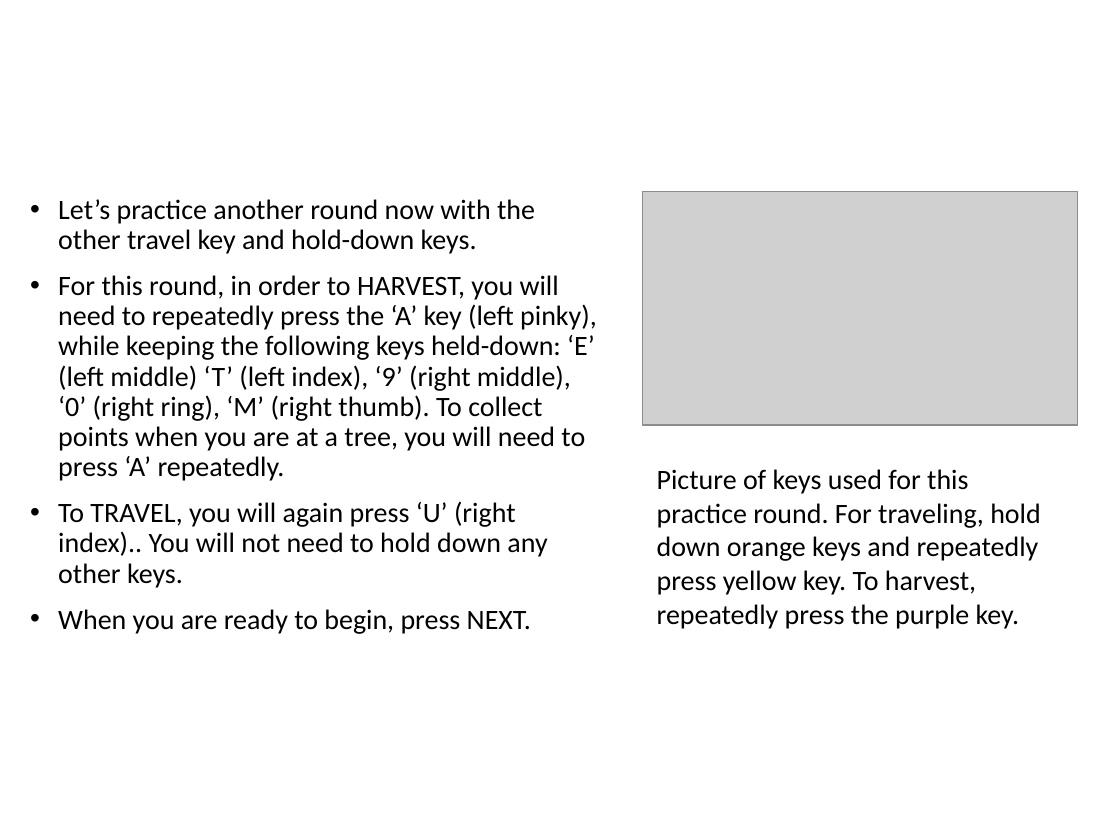
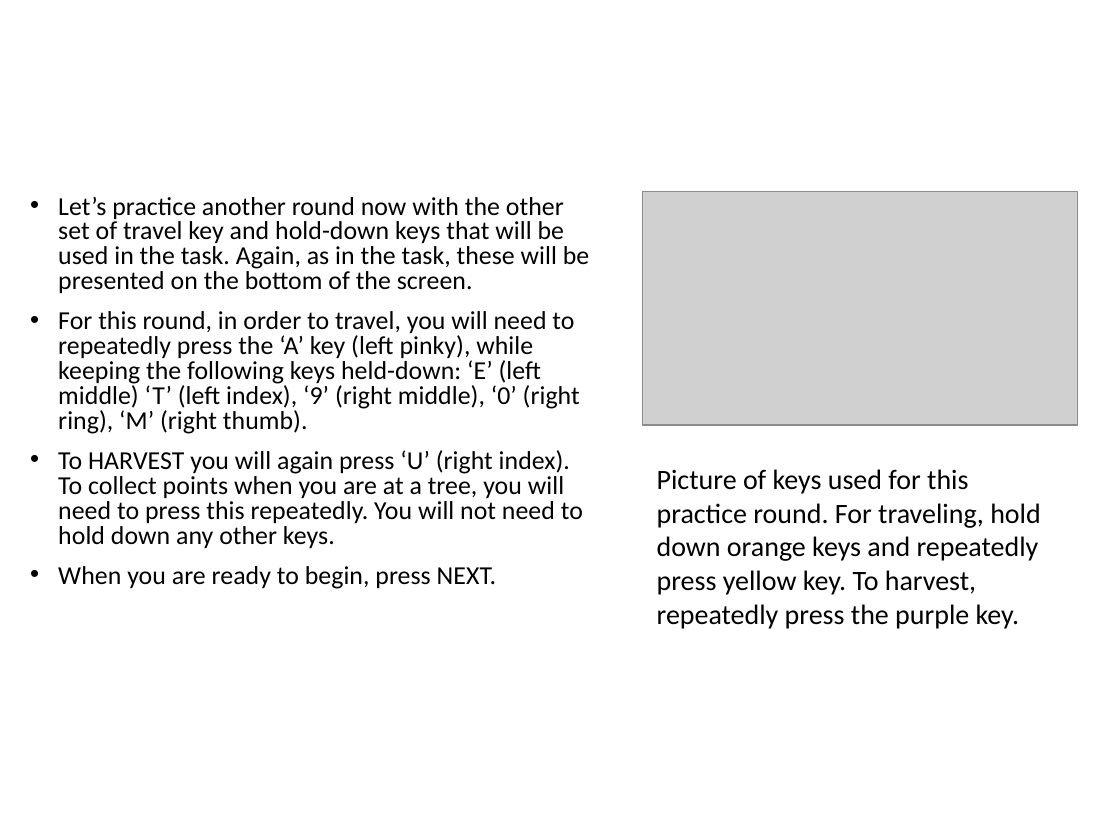
Before and after one commit to evanrussek/forage_jsp_2, a slide deck: slide 7 of public/ver_6/Stimuli/forage_instructions.pptx. Drawn at 1120x840 pixels with LibreOffice and Linux fonts; fonts in the diff are those of the drawing; grey boxes stand for pictures. Boxes give left, top, right and bottom in pixels: in the first picture for what was removed or moved away, otherwise in the second. Text is boxed around its words. In the diff, an @@ line names an element or a change of style, - is before the commit and + after.

```diff
--- a/public/ver_6/Stimuli/forage_instructions.pptx
+++ b/public/ver_6/Stimuli/forage_instructions.pptx
@@ text at (58, 197, 589, 548): text changed; size 18 to 16.6 pt @@
-• Let’s practice another round now with the other travel key and hold-down keys.
-• For this round, in order to HARVEST, you will need to repeatedly press the ‘A’ key (left pinky), while keeping the following keys held-down: ‘E’ (left middle) ‘T’ (left index), ‘9’ (right middle), ‘0’ (right ring), ‘M’ (right thumb). To collect points when you are at a tree, you will need to press ‘A’ repeatedly.
-• To TRAVEL, you will again press ‘U’ (right index).. You will not need to hold down any other keys.
+• Let’s practice another round now with the other set of travel key and hold-down keys that will be used in the task. Again, as in the task, these will be presented on the bottom of the screen.
+• For this round, in order to travel, you will need to repeatedly press the ‘A’ key (left pinky), while keeping the following keys held-down: ‘E’ (left middle) ‘T’ (left index), ‘9’ (right middle), ‘0’ (right ring), ‘M’ (right thumb).
+• To HARVEST you will again press ‘U’ (right index). To collect points when you are at a tree, you will need to press this repeatedly. You will not need to hold down any other keys.
@@ text at (58, 566, 496, 589): size 18 to 16.6 pt in "When you are ready to begin, press ..."; line spacing 0.9 to 0.8 @@
```
Also in this commit, not shown: 7 other slides changed, 1 slide added, 1 slide removed, 16 other files.
